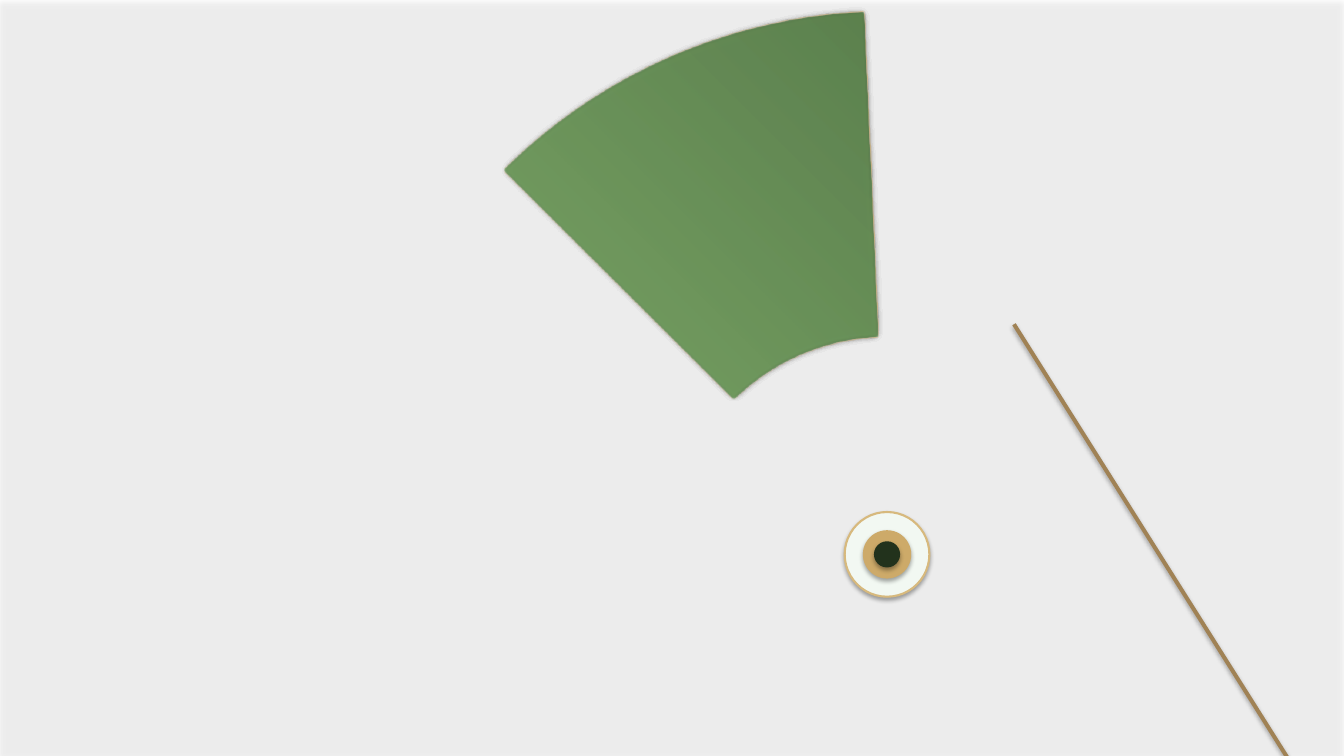
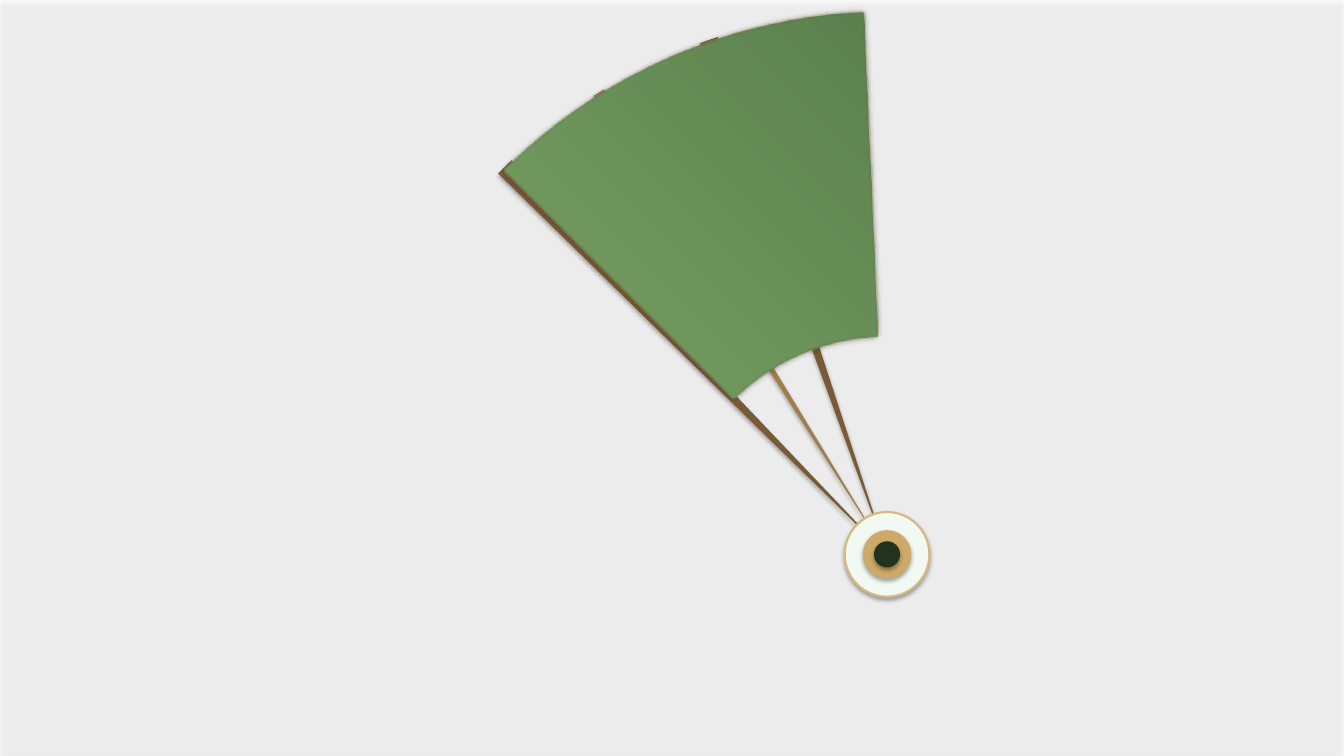
Before and after one commit to mo9652962-ai/second-brain, a slide deck: slide 1 of knowledge/Productivity/Fan_Native_Master.pptx. Drawn at 1344x756 pixels with LibreOffice and Linux fonts; fonts in the diff are those of the drawing; background and template pictures are left out. Boxes give left, top, right and bottom in pixels: in the first picture for what was removed or moved away, otherwise in the second. Text is boxed around its words. In the diff, an @@ line names an element or a change of style, - is before the commit and + after.

```diff
--- a/knowledge/Productivity/Fan_Native_Master.pptx
+++ b/knowledge/Productivity/Fan_Native_Master.pptx
@@ pie slice (boxed as its full ellipse) added at bbox=[117, 0, 1344, 756], fill #785A37 @@
@@ pie slice (boxed as its full ellipse) added at bbox=[135, 0, 1344, 756], fill #A07D4B @@
@@ pie slice (boxed as its full ellipse) added at bbox=[189, 0, 1344, 756], fill #785A37 @@
@@ rectangle removed at bbox=[1013, 323, 1306, 756] @@
```
Also in this commit, not shown: 1 other slide changed, 4 other files.
